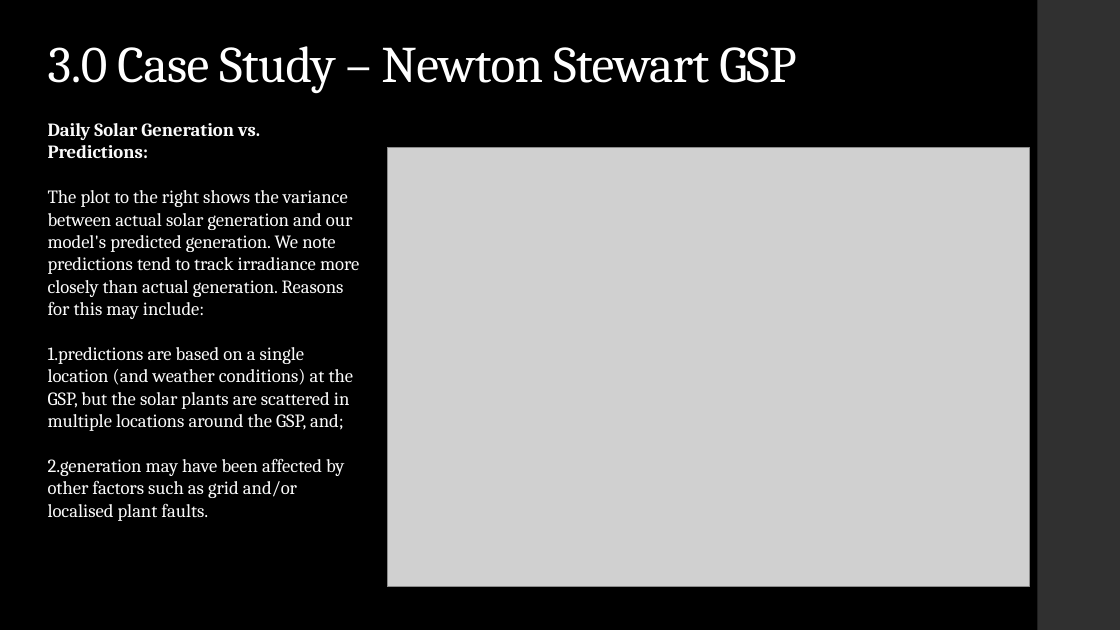
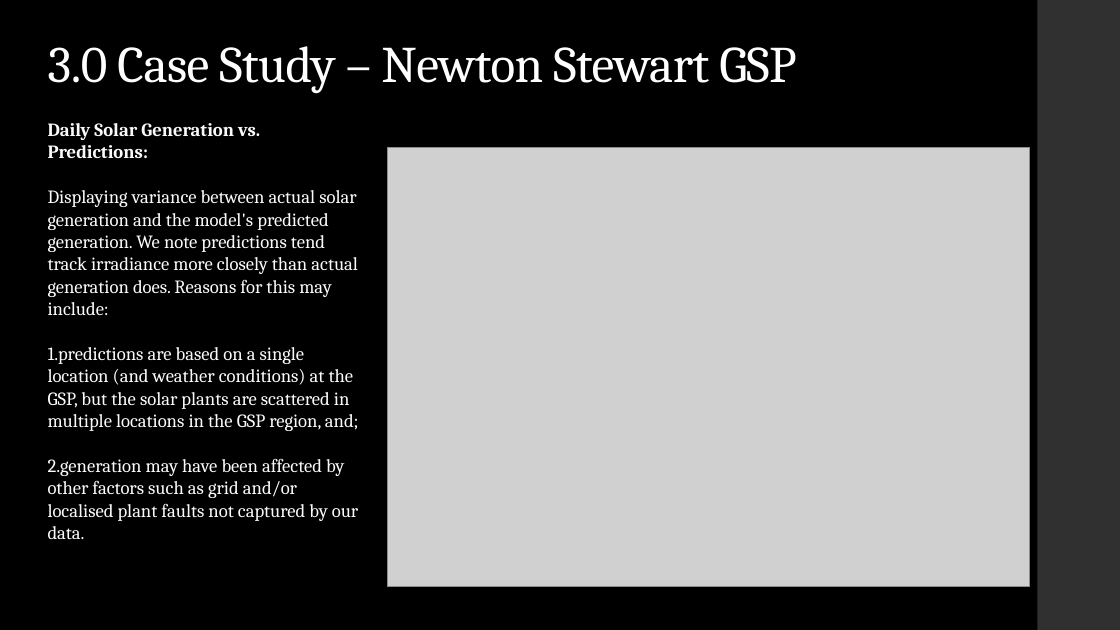
Before and after one commit to samhsforrest-collab/UK-Embedded-Solar-2026, a slide deck: slide 12 of presentation/UK Embedded Solar Generation.pptx. Drawn at 1120x630 pixels with LibreOffice and Linux fonts; fonts in the diff are those of the drawing; grey boxes stand for pictures. Boxes give left, top, right and bottom in pixels: in the first picture for what was removed or moved away, otherwise in the second. Text is boxed around its words. In the diff, an @@ line names an element or a change of style, - is before the commit and + after.

```diff
--- a/presentation/UK Embedded Solar Generation.pptx
+++ b/presentation/UK Embedded Solar Generation.pptx
@@ text at (x1=48, y1=190, x2=359, y2=539): text changed @@
-The plot to the right shows the variance between actual solar generation and our model's predicted generation. We note predictions tend to track irradiance more closely than actual generation. Reasons for this may include:
-1. predictions are based on a single location (and weather conditions) at the GSP, but the solar plants are scattered in multiple locations around the GSP, and;
-2. generation may have been affected by other factors such as grid and/or localised plant faults.
+Displaying variance between actual solar generation and the model's predicted generation. We note predictions tend track irradiance more closely than actual generation does. Reasons for this may include:
+1. predictions are based on a single location (and weather conditions) at the GSP, but the solar plants are scattered in multiple locations in the GSP region, and;
+2. generation may have been affected by other factors such as grid and/or localised plant faults not captured by our data.
```
Also in this commit, not shown: 9 other slides changed, 1 other file.
